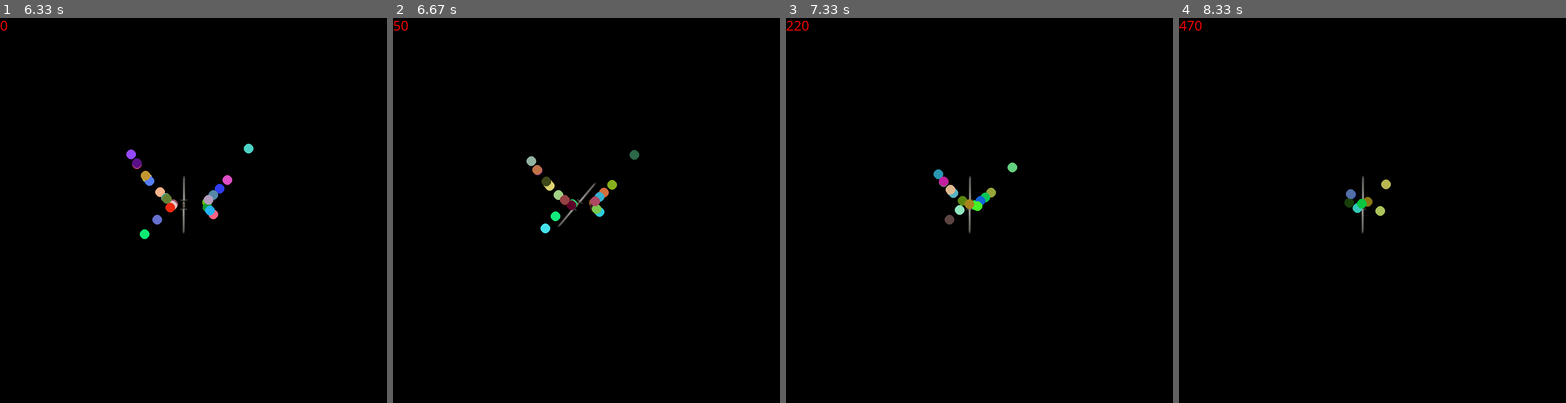
Above: before the commit, frames 1-4 (left to right).
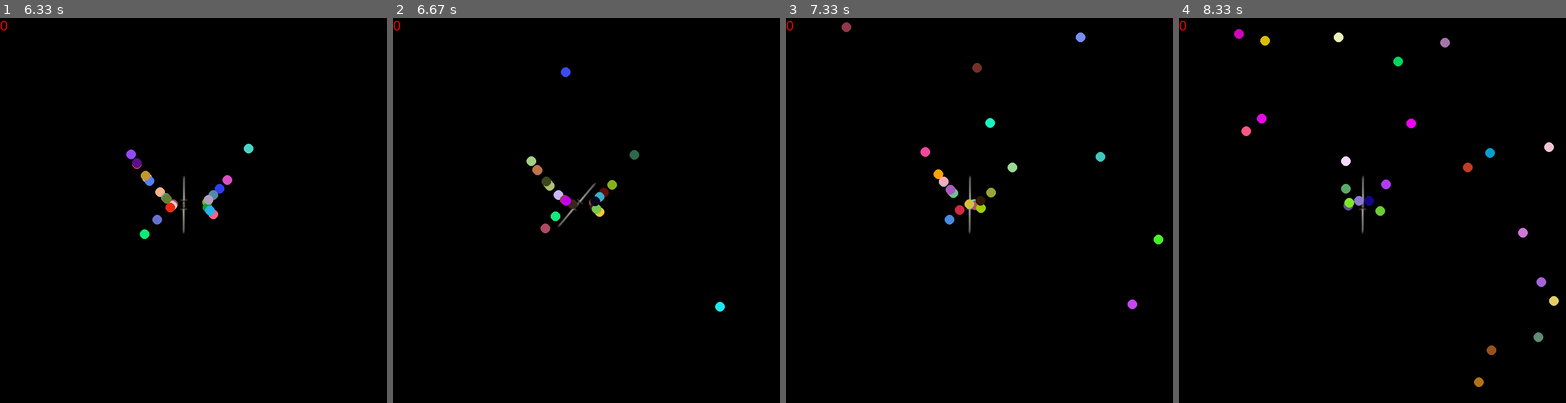
Above: after the commit, the same moments.

Repository: Cryingabriel/python-code
Game: pygame game, started from 10-2-23 tapgame crap.py
Two runs of this game, one before a commit and one after it. Both use one fixed random seed, a clock stepped at 60 frames per second and the inputs below.
Inputs (mouse positions are in pixels of both pictures, inside the frame that each line leads up to):
- Up to frame 1 (6.33 s): click (108, 179) at 3.95 s
- Up to frame 2 (6.67 s): no input
- Up to frame 3 (7.33 s): no input
- Up to frame 4 (8.33 s): no input

Frame 1 is identical in both runs. In frame 2, 0.5% of the frame differs, in the area x 0-86%, y 0-77%; in frame 3, 1.0%; in frame 4, 1.3%, in the area x 0-99%, y 0-96%.

Commit message:
Update 10-2-23 tapgame crap.py

Diff:
--- a/10-2-23 tapgame crap.py
+++ b/10-2-23 tapgame crap.py
@@ -63,11 +63,11 @@
 class Enemy:
 
     #INIT -------------------------------
-    def __init__(self, xpos, ypos,):
+    def __init__(self, xpos, ypos):
         self.pos = Vector2(xpos, ypos)
         self.random = random.randint(0,5)
-        self.healthOPTIONS = [45,65,95,115,175]
-        self.health = random.choice(self.healthOPTIONS)
+        self.healthOPTIONS = [45,65,95,115,175] # list of all of the health the enemies
+        self.health = random.choice(self.healthOPTIONS) #going into the list of health and randomly assigning health to each enemy
         self.playerDamage = 10
         self.speed = 0.8
         self.vel = (player.pos - self.pos).normalize()
@@ -106,26 +106,34 @@
             self.speed += 0.025
 
         if self.health <= 0:
+                self.pos.x = random.randint(0,800)
+                self.pos.y = random.randint(0,800)
+                self.vel
+                self.health = random.choice(self.healthOPTIONS)
+
+        if self.health <= 0:
             return "dead"
     def S(self):
         self.coins = 0
     #DRAW ---------------------------------
     def draw(self):
-        if self.health > 0:
+        #if self.health > 0:
             if self.random == 0:
-                pygame.draw.circle(screen, (random.randrange(0,255), random.randrange(0,255), random.randrange(0,255)), (self.pos), self.radius)
+                pygame.draw.circle(screen, (random.randrange(0,255), random.randrange(0,255), random.randrange(0,255)), (self.pos.x,self.pos.y), self.radius)
 
             elif self.random == 1:
-                pygame.draw.circle(screen, (random.randrange(0,255), random.randrange(0,255), random.randrange(0,255)), (self.pos), self.radius)
+                pygame.draw.circle(screen, (random.randrange(0,255), random.randrange(0,255), random.randrange(0,255)), (self.pos.x,self.pos.y), self.radius)
 
             elif self.random == 2:
-                pygame.draw.circle(screen, (random.randrange(0,255), random.randrange(0,255), random.randrange(0,255)), (self.pos), self.radius)
+                pygame.draw.circle(screen, (random.randrange(0,255), random.randrange(0,255), random.randrange(0,255)), (self.pos.x,self.pos.y), self.radius)
 
             elif self.random == 3:
-                pygame.draw.circle(screen, (random.randrange(0,255), random.randrange(0,255), random.randrange(0,255)), (self.pos), self.radius)
+                pygame.draw.circle(screen, (random.randrange(0,255), random.randrange(0,255), random.randrange(0,255)), (self.pos.x,self.pos.y), self.radius)
 
             elif self.random == 4:
-                pygame.draw.circle(screen, (random.randrange(0,255), random.randrange(0,255), random.randrange(0,255)), (self.pos), self.radius)
+                pygame.draw.circle(screen, (random.randrange(0,255), random.randrange(0,255), random.randrange(0,255)), (self.pos.x,self.pos.y), self.radius)
+
+
 
     #COLLIDE -----------------------------
     def collide(self):
@@ -137,6 +145,7 @@
 
             else:
                 self.clicked = False
+
         return self.health
 
 
@@ -152,6 +161,9 @@
 #Main loop ------------------------------------------------------------------------------------
 while Bye == False:
     time.tick(60)
+    r = random.randrange(0,1)
+    g = random.randrange(0,1)
+    b = random.randrange(0,1)
 
     for event in pygame.event.get():
         if event.type == pygame.QUIT:
@@ -168,7 +180,7 @@
 
 
     #RENDER SECTION----------------------------------------------------------------------------
-    screen.fill ((0,0,0))
+    screen.fill ((r,g,b))
 
     player.draw()
 
